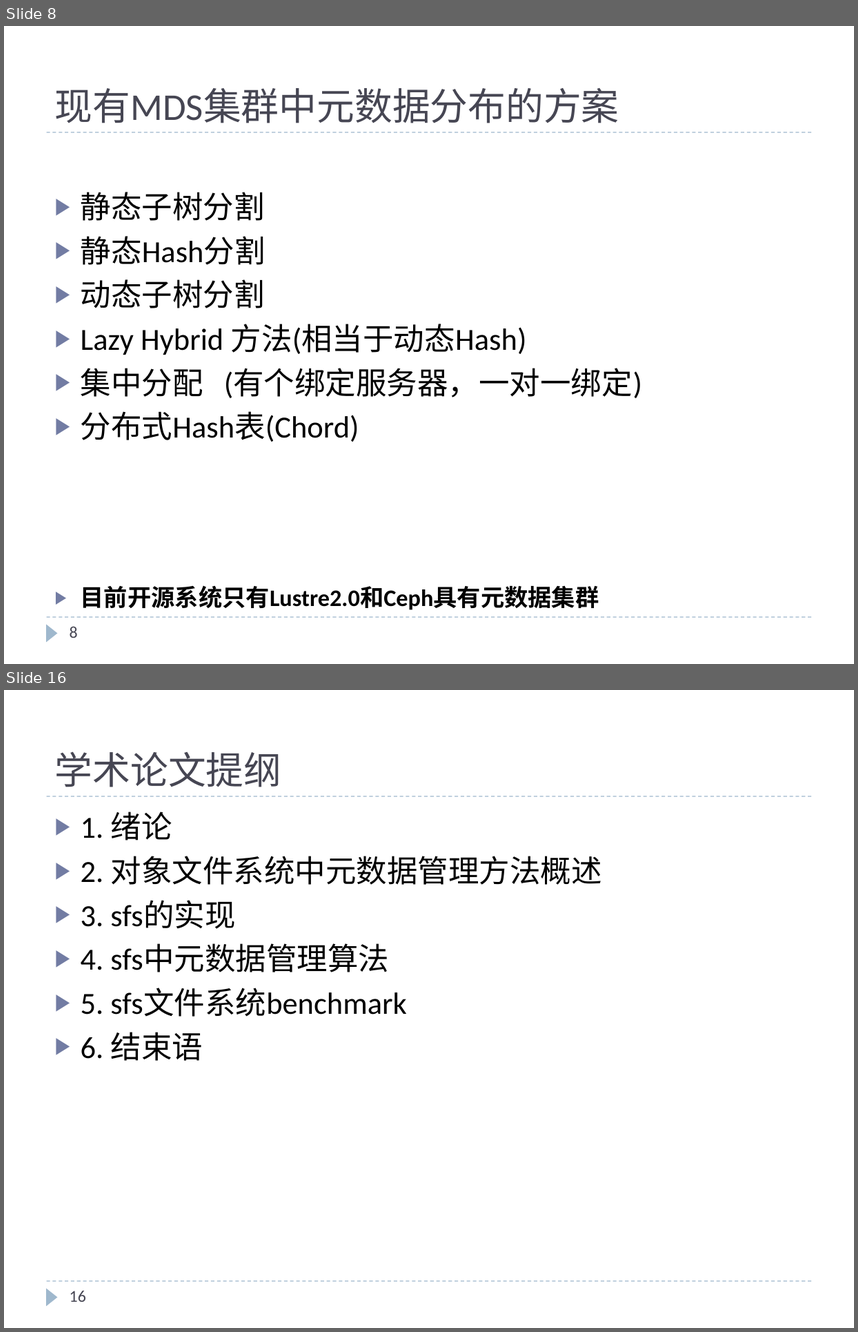
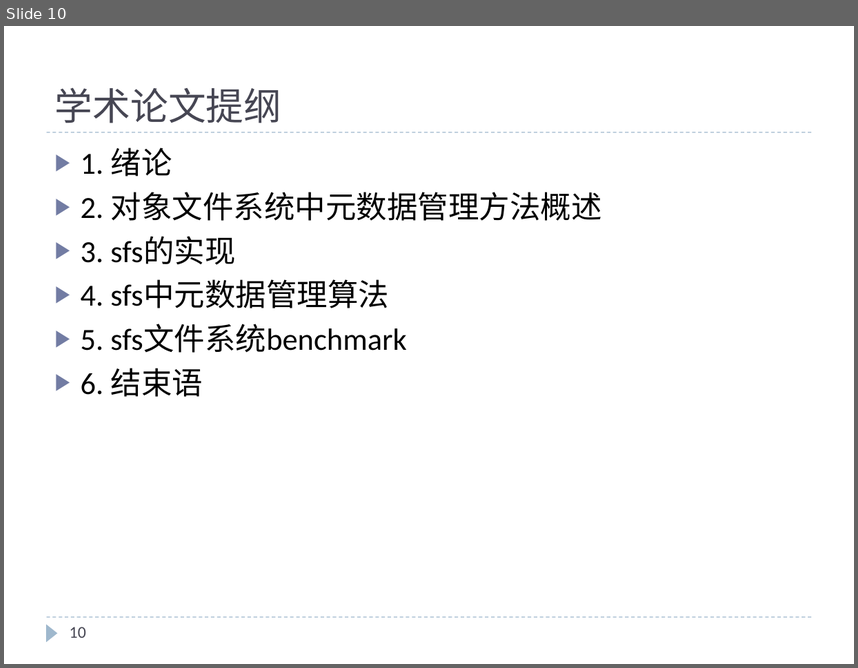
Before and after one commit to cheliequan/idning-paper, a slide deck: draft/中期.pptx. Shown one above the other, each under a label of ours: slides 8 and 16 before the commit, slide 10 after it; the slides between them are not shown. The pictures are 858x1332 and 858x668 pixels, drawn with LibreOffice and Linux fonts; fonts in the diff are those of the drawing. Boxes give left, top, right and bottom in pixels: in the first picture for what was removed or moved away, otherwise in the second. Text is boxed around its words. In the diff, an @@ line names an element or a change of style, - is before the commit and + after.

```diff
--- a/draft/中期.pptx
+++ b/draft/中期.pptx
@@ slide 8 removed at (4,26,854,664), background #FFFFFF; not listed: 3 template elements that a slide beside it also shows @@
@@ title removed at (55,88,619,123) @@
-现有MDS集群中元数据分布的方案
@@ text removed at (81,192,642,610) @@
-▶ 静态子树分割
-▶ 静态Hash分割
-▶ 动态子树分割
-▶ Lazy Hybrid 方法(相当于动态Hash)
-▶ 集中分配 (有个绑定服务器，一对一绑定)
-▶ 分布式Hash表(Chord)
-▶ 目前开源系统只有Lustre2.0和Ceph具有元数据集群
@@ page number removed at (70,626,78,637) @@
-8
@@ what was slide 16 is now slide 10 @@
@@ page number at (70,626,86,637): text changed @@
-16
+10
```
Also in this commit, not shown: 6 slides changed, 4 slides added, 9 other slides removed, 2 other files.
